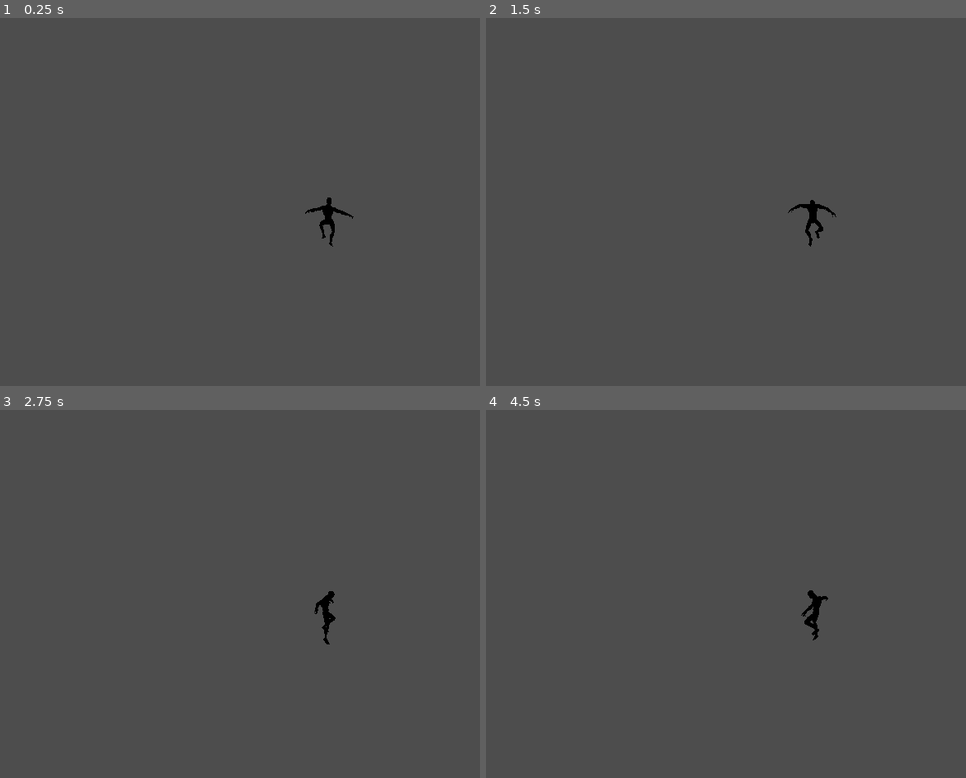
Above: before the commit, frames 1-4 (two rows, left to right).
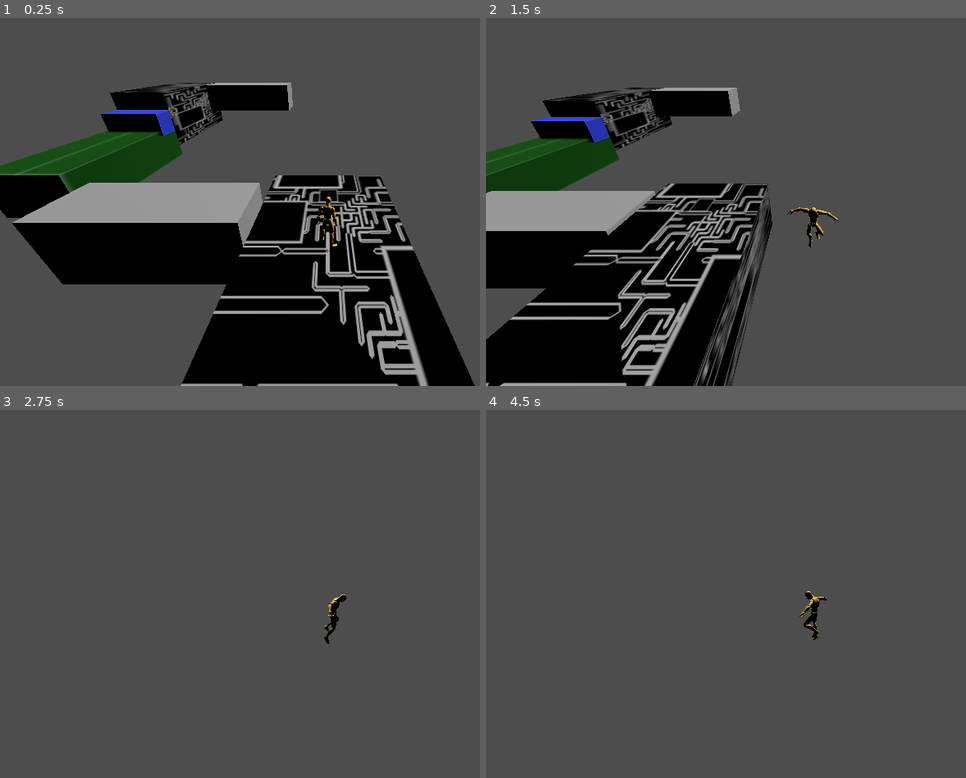
Above: after the commit, the same moments.

Repository: iriake/strata-project
Game: Godot game, scene res://scenes/levels/level_1.tscn
Same seed, same stepped clock (60 frames per second), same inputs: the game is played once before the commit and once after it. Before the commit the project starts from res://scenes/player/player.tscn.
Inputs (mouse positions are in pixels of both pictures, inside the frame that each line leads up to):
- Up to frame 1 (0.25 s): no input
- Up to frame 2 (1.5 s): move the mouse to (956, 183) at 0.52 s; hold D (move_right) 0.53-1.28 s; hold Shift (crouch) 0.53-1.28 s; tap Space (jump) at 0.77 s; move the mouse to (682, 220) at 1.27 s; hold S (move_back) from 1.28 s (still down); click (682, 220) at 1.35 s
- Up to frame 3 (2.75 s): tap Space (jump) at 1.52 s; move the mouse to (345, 586) at 2.02 s; release S (move_back) at 2.03 s; hold D (move_right) from 2.03 s (still down); tap W (move_front) at 2.1 s
- Up to frame 4 (4.5 s): tap Enter at 2.75, 4.25 s; move the mouse to (807, 601) at 2.77 s; tap Shift (crouch) at 2.85 s; tap Space (jump) at 3.02, 3.5, 3.77 s; move the mouse to (865, 597) at 3.52 s; release D (move_right) at 3.53 s; press the mouse at (865, 597) at 3.53 s; hold A (move_left) from 3.53 s (still down); move the mouse to (764, 590) at 4.27 s; release the mouse at (764, 590) at 4.28 s; tap W (move_front) at 4.35 s

The runs differ from the first frame. In frame 1, 43% of the frame differs, in the area x 0-99%, y 17-100%; in frame 2, 34%; in frame 3, 0.3%; in frame 4, 0.2%.

Commit message:
feat: nivel demo y texturas

Diff:
--- /dev/null
+++ b/assets/textures/alien_spatial.gdshader
@@ -0,0 +1,135 @@
+shader_type spatial;
+
+render_mode unshaded, blend_mix;
+
+uniform vec3 uv1_scale = vec3(1.0, 1.0, 1.0);
+uniform vec3 uv1_offset = vec3(0.0, 0.0, 0.0);
+uniform float variation = 0.0;
+varying float elapsed_time;
+void vertex() {
+	elapsed_time = TIME;
+	UV = UV*uv1_scale.xy+uv1_offset.xy;
+}
+float dot2(vec2 x) {
+	return dot(x, x);
+}
+float rand(vec2 x) {
+    return fract(cos(mod(dot(x, vec2(13.9898, 8.141)), 3.14)) * 43758.5);
+}
+vec2 rand2(vec2 x) {
+    return fract(cos(mod(vec2(dot(x, vec2(13.9898, 8.141)),
+						      dot(x, vec2(3.4562, 17.398))), vec2(3.14))) * 43758.5);
+}
+vec3 rand3(vec2 x) {
+    return fract(cos(mod(vec3(dot(x, vec2(13.9898, 8.141)),
+							  dot(x, vec2(3.4562, 17.398)),
+                              dot(x, vec2(13.254, 5.867))), vec3(3.14))) * 43758.5);
+}
+float param_rnd(float minimum, float maximum, float seed) {
+	return minimum+(maximum-minimum)*rand(vec2(seed));
+}
+float param_rndi(float minimum, float maximum, float seed) {
+	return floor(param_rnd(minimum, maximum + 1.0, seed));
+}
+vec3 rgb2hsv(vec3 c) {
+	vec4 K = vec4(0.0, -1.0 / 3.0, 2.0 / 3.0, -1.0);
+	vec4 p = c.g < c.b ? vec4(c.bg, K.wz) : vec4(c.gb, K.xy);
+	vec4 q = c.r < p.x ? vec4(p.xyw, c.r) : vec4(c.r, p.yzx);
+	float d = q.x - min(q.w, q.y);
+	float e = 1.0e-10;
+	return vec3(abs(q.z + (q.w - q.y) / (6.0 * d + e)), d / (q.x + e), q.x);
+}
+vec3 hsv2rgb(vec3 c) {
+	vec4 K = vec4(1.0, 2.0 / 3.0, 1.0 / 3.0, 3.0);
+	vec3 p = abs(fract(c.xxx + K.xyz) * 6.0 - K.www);
+	return c.z * mix(K.xxx, clamp(p - K.xxx, 0.0, 1.0), c.y);
+}
+const float o2378656920546_s = 10.000000000;
+const float p_o2378505925611_default_in1 = 0.000000000;
+const float p_o2378505925611_default_in2 = 9.000000000;
+const float p_o2378489148396_default_in1 = 0.000000000;
+const float p_o2378489148396_default_in2 = 45.000000000;
+const float p_o2378472371215_default_in1 = 0.000000000;
+const float p_o2378472371215_default_in2 = 99.000000000;
+const float p_o2378438816781_d_in1_z = 0.000000000;
+const float p_o2378438816781_d_in2_x = 0.000000000;
+const float p_o2378438816781_d_in2_y = 0.000000000;
+const float p_o2378438816781_d_in2_z = 0.000000000;
+const float p_o2378640143331_default_in1 = 2.000000000;
+// #globals: math_3 (o2378505925611)
+float pingpong(float a, float b)
+{
+  return (b != 0.0) ? abs(fract((a - b) / (b * 2.0)) * b * 2.0 - b) : 0.0;
+}
+// #globals: shader_1 (o2378455594000)
+// #globals: sdf3d_rotate
+vec3 rotate3d(vec3 p, vec3 a) {
+	vec3 rv;
+	float c;
+	float s;
+	c = cos(a.x);
+	s = sin(a.x);
+	rv.x = p.x;
+	rv.y = p.y*c+p.z*s;
+	rv.z = -p.y*s+p.z*c;
+	c = cos(a.y);
+	s = sin(a.y);
+	p.x = rv.x*c+rv.z*s;
+	p.y = rv.y;
+	p.z = -rv.x*s+rv.z*c;
+	c = cos(a.z);
+	s = sin(a.z);
+	rv.x = p.x*c+p.y*s;
+	rv.y = -p.x*s+p.y*c;
+	rv.z = p.z;
+	return rv;
+}
+void fragment() {
+	float _seed_variation_ = variation;
+	vec4 _controlled_variation_ = vec4(0.0);
+	vec2 uv = fract(UV);
+
+// #code: math_4 (o2378640143331)
+float o2378640143331_0_clamp_false = pow(p_o2378640143331_default_in1,(o2378656920546_s));
+float o2378640143331_0_clamp_true = clamp(o2378640143331_0_clamp_false, 0.0, 1.0);
+// #output0: math_4 (o2378640143331)
+float o2378640143331_0_1_f = o2378640143331_0_clamp_false;
+
+// #code: math_v3 (o2378438816781)
+vec3 o2378438816781_0_clamp_false = vec3(((uv).x), ((uv).y), p_o2378438816781_d_in1_z)*vec3(o2378640143331_0_1_f);
+vec3 o2378438816781_0_clamp_true = clamp(o2378438816781_0_clamp_false, vec3(0.0), vec3(1.0));
+// #output0: math_v3 (o2378438816781)
+vec3 o2378438816781_0_1_rgb = o2378438816781_0_clamp_false;
+
+// #output1: decompose (o2378422039564)
+float o2378422039564_1_1_f = vec4(o2378438816781_0_1_rgb, 1.0).g;
+
+// #output0: decompose (o2378422039564)
+float o2378422039564_0_2_f = vec4(o2378438816781_0_1_rgb, 1.0).r;
+
+// #output0: shader_1 (o2378455594000)
+float o2378455594000_0_1_f = float(int(o2378422039564_0_2_f)^int(o2378422039564_1_1_f));
+
+// #code: math (o2378472371215)
+float o2378472371215_0_clamp_false = mod(o2378455594000_0_1_f, p_o2378472371215_default_in2);
+float o2378472371215_0_clamp_true = clamp(o2378472371215_0_clamp_false, 0.0, 1.0);
+// #output0: math (o2378472371215)
+float o2378472371215_0_1_f = o2378472371215_0_clamp_false;
+
+// #code: math_2 (o2378489148396)
+float o2378489148396_0_clamp_false = mod(o2378472371215_0_1_f, p_o2378489148396_default_in2);
+float o2378489148396_0_clamp_true = clamp(o2378489148396_0_clamp_false, 0.0, 1.0);
+// #output0: math_2 (o2378489148396)
+float o2378489148396_0_1_f = o2378489148396_0_clamp_false;
+
+// #code: math_3 (o2378505925611)
+float o2378505925611_0_clamp_false = (1.0-step(p_o2378505925611_default_in2,o2378489148396_0_1_f));
+float o2378505925611_0_clamp_true = clamp(o2378505925611_0_clamp_false, 0.0, 1.0);
+// #output0: math_3 (o2378505925611)
+float o2378505925611_0_1_f = o2378505925611_0_clamp_false;
+
+	vec4 color_tex = vec4(vec3(o2378505925611_0_1_f), 1.0);
+	color_tex = mix(pow((color_tex + vec4(0.055)) * (1.0 / (1.0 + 0.055)),vec4(2.4)),color_tex * (1.0 / 12.92),lessThan(color_tex,vec4(0.04045)));
+	ALBEDO = color_tex.rgb;
+	ALPHA = color_tex.a;
+}
--- /dev/null
+++ b/assets/textures/alien_spatial.tres
@@ -0,0 +1,10 @@
+[gd_resource type="ShaderMaterial" format=3 uid="uid://sj4wp8344j3u"]
+
+[ext_resource type="Shader" uid="uid://byrorad6lr4ja" path="res://assets/textures/alien_spatial.gdshader" id="1"]
+
+[resource]
+render_priority = 0
+shader = ExtResource("1")
+shader_parameter/uv1_scale = Vector3(1, 1, 1)
+shader_parameter/uv1_offset = Vector3(0, 0, 0)
+shader_parameter/variation = 0.0
--- /dev/null
+++ b/assets/textures/circuit.tres
@@ -0,0 +1,8 @@
+[gd_resource type="StandardMaterial3D" format=3 uid="uid://c2su37hhr4rmq"]
+
+[ext_resource type="Texture2D" uid="uid://bi8p0ht4owspk" path="res://assets/textures/GreyboxTextures/greybox_green_grid.png" id="1_83kpt"]
+
+[resource]
+albedo_texture = ExtResource("1_83kpt")
+metallic = 1.0
+proximity_fade_enabled = true
--- a/autoloads/level_manager.tscn
+++ b/autoloads/level_manager.tscn
@@ -1,10 +1,10 @@
 [gd_scene format=3 uid="uid://btrgwi4h8pfnt"]
 
 [ext_resource type="Script" uid="uid://bp3luwqyl8b4h" path="res://autoloads/level_manager.gd" id="1_swoet"]
-[ext_resource type="PackedScene" uid="uid://c4qc1r0xgkxha" path="res://levels/level_1.tscn" id="2_jmqug"]
+[ext_resource type="PackedScene" uid="uid://c4qc1r0xgkxha" path="res://scenes/levels/level_1.tscn" id="2_jmqug"]
 [ext_resource type="PackedScene" uid="uid://byk7mffodrktd" path="res://ui/MainMenu.tscn" id="2_stu7j"]
 [ext_resource type="PackedScene" uid="uid://crfin475mvk1e" path="res://ui/Credits.tscn" id="3_gn3j0"]
-[ext_resource type="PackedScene" uid="uid://cre8ectqc8laj" path="res://levels/level_2.tscn" id="3_stu7j"]
+[ext_resource type="PackedScene" uid="uid://cre8ectqc8laj" path="res://scenes/levels/level_2.tscn" id="3_stu7j"]
 
 [node name="LevelManager" type="Node" unique_id=929241974]
 script = ExtResource("1_swoet")
--- a/levels/level_1.tscn
+++ /dev/null
@@ -1,3 +0,0 @@
-[gd_scene format=3 uid="uid://c4qc1r0xgkxha"]
-
-[node name="Level1" type="Node3D" unique_id=1718511091]
--- a/project.godot
+++ b/project.godot
@@ -11,7 +11,7 @@
 [application]
 
 config/name="strata"
-run/main_scene="uid://dfssymksab1fw"
+run/main_scene="uid://c4qc1r0xgkxha"
 config/features=PackedStringArray("4.6", "Forward Plus")
 config/icon="res://icon.svg"
 
@@ -28,13 +28,11 @@
 move_left={
 "deadzone": 0.2,
 "events": [Object(InputEventKey,"resource_local_to_scene":false,"resource_name":"","device":-1,"window_id":0,"alt_press …(191 unchanged characters)…
-, Object(InputEventKey,"resource_local_to_scene":false,"resource_name":"","device":-1,"window_id":0,"alt_pressed":false,"shift_pressed":false,"ctrl_pressed":false,"meta_pressed":false,"pressed":false,"keycode":0,"physical_keycode":4194319,"key_label":0,"unicode":0,"location":0,"echo":false,"script":null)
 ]
 }
 move_right={
 "deadzone": 0.2,
 "events": [Object(InputEventKey,"resource_local_to_scene":false,"resource_name":"","device":-1,"window_id":0,"alt_press …(192 unchanged characters)…
-, Object(InputEventKey,"resource_local_to_scene":false,"resource_name":"","device":-1,"window_id":0,"alt_pressed":false,"shift_pressed":false,"ctrl_pressed":false,"meta_pressed":false,"pressed":false,"keycode":0,"physical_keycode":4194321,"key_label":0,"unicode":0,"location":0,"echo":false,"script":null)
 ]
 }
 jump={
@@ -55,13 +53,11 @@
 move_front={
 "deadzone": 0.2,
 "events": [Object(InputEventKey,"resource_local_to_scene":false,"resource_name":"","device":-1,"window_id":0,"alt_press …(192 unchanged characters)…
-, Object(InputEventKey,"resource_local_to_scene":false,"resource_name":"","device":-1,"window_id":0,"alt_pressed":false,"shift_pressed":false,"ctrl_pressed":false,"meta_pressed":false,"pressed":false,"keycode":0,"physical_keycode":4194320,"key_label":0,"unicode":0,"location":0,"echo":false,"script":null)
 ]
 }
 move_back={
 "deadzone": 0.2,
 "events": [Object(InputEventKey,"resource_local_to_scene":false,"resource_name":"","device":-1,"window_id":0,"alt_press …(192 unchanged characters)…
-, Object(InputEventKey,"resource_local_to_scene":false,"resource_name":"","device":-1,"window_id":0,"alt_pressed":false,"shift_pressed":false,"ctrl_pressed":false,"meta_pressed":false,"pressed":false,"keycode":0,"physical_keycode":4194322,"key_label":0,"unicode":0,"location":0,"echo":false,"script":null)
 ]
 }
 iu_cancel={
--- /dev/null
+++ b/scenes/levels/background.tscn
@@ -0,0 +1,13 @@
+[gd_scene format=3 uid="uid://uaxiqdhh03tx"]
+
+[sub_resource type="PanoramaSkyMaterial" id="PanoramaSkyMaterial_nltu7"]
+
+[sub_resource type="Sky" id="Sky_i7suw"]
+sky_material = SubResource("PanoramaSkyMaterial_nltu7")
+
+[sub_resource type="Environment" id="Environment_3h817"]
+background_mode = 1
+sky = SubResource("Sky_i7suw")
+
+[node name="Background" type="WorldEnvironment" unique_id=953828945]
+environment = SubResource("Environment_3h817")
--- /dev/null
+++ b/scenes/levels/level_1.tscn
@@ -0,0 +1,116 @@
+[gd_scene format=3 uid="uid://c4qc1r0xgkxha"]
+
+[ext_resource type="PackedScene" uid="uid://dfssymksab1fw" path="res://scenes/player/player.tscn" id="1_ksju7"]
+[ext_resource type="Texture2D" uid="uid://dj3h8v3w4wmd2" path="res://assets/textures/circuit_albedo.png" id="1_x42e6"]
+[ext_resource type="Texture2D" uid="uid://bi8p0ht4owspk" path="res://assets/textures/GreyboxTextures/greybox_green_grid.png" id="3_6761a"]
+[ext_resource type="Texture2D" uid="uid://b6ujpjixvoful" path="res://assets/textures/GreyboxTextures/greybox_blue_grid.png" id="4_sk5k4"]
+
+[sub_resource type="BoxShape3D" id="BoxShape3D_bt44k"]
+
+[sub_resource type="StandardMaterial3D" id="StandardMaterial3D_oc4kc"]
+albedo_texture = ExtResource("1_x42e6")
+metallic = 1.0
+proximity_fade_enabled = true
+
+[sub_resource type="BoxMesh" id="BoxMesh_s8va5"]
+material = SubResource("StandardMaterial3D_oc4kc")
+
+[sub_resource type="StandardMaterial3D" id="StandardMaterial3D_dga24"]
+albedo_texture = ExtResource("3_6761a")
+metallic = 1.0
+proximity_fade_enabled = true
+
+[sub_resource type="BoxMesh" id="BoxMesh_qxy0u"]
+material = SubResource("StandardMaterial3D_dga24")
+
+[sub_resource type="StandardMaterial3D" id="StandardMaterial3D_excbq"]
+albedo_texture = ExtResource("1_x42e6")
+metallic = 1.0
+proximity_fade_enabled = true
+
+[sub_resource type="BoxMesh" id="BoxMesh_nsrm0"]
+material = SubResource("StandardMaterial3D_excbq")
+
+[sub_resource type="StandardMaterial3D" id="StandardMaterial3D_iav0o"]
+albedo_texture = ExtResource("4_sk5k4")
+
+[sub_resource type="BoxMesh" id="BoxMesh_dnkej"]
+material = SubResource("StandardMaterial3D_iav0o")
+
+[sub_resource type="ShaderMaterial" id="ShaderMaterial_6iamk"]
+
+[sub_resource type="BoxMesh" id="BoxMesh_x42e6"]
+material = SubResource("ShaderMaterial_6iamk")
+
+[node name="Level1" type="Node3D" unique_id=1718511091]
+
+[node name="StaticBody3D" type="StaticBody3D" parent="." unique_id=918210489]
+transform = Transform3D(6, 0, 0, 0, 3, 0, 0, 0, 12, 0, -2, 0)
+
+[node name="CollisionShape3D" type="CollisionShape3D" parent="StaticBody3D" unique_id=662336321]
+shape = SubResource("BoxShape3D_bt44k")
+
+[node name="MeshInstance3D" type="MeshInstance3D" parent="StaticBody3D" unique_id=1185781301]
+mesh = SubResource("BoxMesh_s8va5")
+
+[node name="Player" parent="." unique_id=344500412 instance=ExtResource("1_ksju7")]
+transform = Transform3D(1, 0, 0, 0, 0.9914107, -0.13078575, 0, 0.13078575, 0.9914107, 0, 0, 0)
+
+[node name="DirectionalLight3D" type="DirectionalLight3D" parent="." unique_id=736569019]
+transform = Transform3D(0.7071068, 0.5, -0.5, 0, 0.7071068, 0.7071068, 0.7071068, -0.5, 0.5, -10, 10, 10)
+light_energy = 1.5
+sky_mode = 1
+
+[node name="StaticBody3D2" type="StaticBody3D" parent="." unique_id=1560624519]
+transform = Transform3D(5, 0, 0, 0, 3, 0, 0, 0, 12, 18, -2, 12)
+
+[node name="CollisionShape3D" type="CollisionShape3D" parent="StaticBody3D2" unique_id=1509331792]
+shape = SubResource("BoxShape3D_bt44k")
+
+[node name="MeshInstance3D" type="MeshInstance3D" parent="StaticBody3D2" unique_id=654891424]
+mesh = SubResource("BoxMesh_qxy0u")
+
+[node name="StaticBody3D3" type="StaticBody3D" parent="." unique_id=1805637313]
+transform = Transform3D(5, 0, 0, 0, 5, 0, 0, 0, 12, 18, 0, 24)
+
+[node name="CollisionShape3D" type="CollisionShape3D" parent="StaticBody3D3" unique_id=107241996]
+shape = SubResource("BoxShape3D_bt44k")
+
+[node name="MeshInstance3D" type="MeshInstance3D" parent="StaticBody3D3" unique_id=940709327]
+mesh = SubResource("BoxMesh_nsrm0")
+
+[node name="StaticBody3D4" type="StaticBody3D" parent="." unique_id=843408189]
+transform = Transform3D(5, 0, 0, 0, 2, 0, 0, 0, 2, 18, 0, 17)
+
+[node name="CollisionShape3D" type="CollisionShape3D" parent="StaticBody3D4" unique_id=880371683]
+shape = SubResource("BoxShape3D_bt44k")
+
+[node name="MeshInstance3D" type="MeshInstance3D" parent="StaticBody3D4" unique_id=1503439907]
+mesh = SubResource("BoxMesh_dnkej")
+
+[node name="StaticBody3D5" type="StaticBody3D" parent="." unique_id=268971103]
+transform = Transform3D(10, 0, 0, 0, 4, 0, 0, 0, 4, 9, -3, 4)
+
+[node name="CollisionShape3D" type="CollisionShape3D" parent="StaticBody3D5" unique_id=255035395]
+shape = SubResource("BoxShape3D_bt44k")
+
+[node name="MeshInstance3D" type="MeshInstance3D" parent="StaticBody3D5" unique_id=642176513]
+mesh = SubResource("BoxMesh_x42e6")
+
+[node name="StaticBody3D6" type="StaticBody3D" parent="." unique_id=1637487461]
+transform = Transform3D(10, 0, 0, 0, 4, 0, 0, 0, 4, 9, -3, 4)
+
+[node name="CollisionShape3D" type="CollisionShape3D" parent="StaticBody3D6" unique_id=407847764]
+shape = SubResource("BoxShape3D_bt44k")
+
+[node name="MeshInstance3D" type="MeshInstance3D" parent="StaticBody3D6" unique_id=18708410]
+mesh = SubResource("BoxMesh_x42e6")
+
+[node name="StaticBody3D7" type="StaticBody3D" parent="." unique_id=773850073]
+transform = Transform3D(10, 0, 0, 0, 3, 0, 0, 0, 4, 10, 1, 28)
+
+[node name="CollisionShape3D" type="CollisionShape3D" parent="StaticBody3D7" unique_id=1378835499]
+shape = SubResource("BoxShape3D_bt44k")
+
+[node name="MeshInstance3D" type="MeshInstance3D" parent="StaticBody3D7" unique_id=1388716648]
+mesh = SubResource("BoxMesh_x42e6")
--- a/scenes/player/player.tscn
+++ b/scenes/player/player.tscn
@@ -82,7 +82,6 @@
 graph_offset = Vector2(68, -215)
 
 [sub_resource type="AnimationNodeBlendTree" id="AnimationNodeBlendTree_p47bc"]
-graph_offset = Vector2(-288.28653, 87.27871)
 nodes/StateMachine/node = SubResource("AnimationNodeStateMachine_lvxji")
 nodes/StateMachine/position = Vector2(80, 144)
 node_connections = [&"output", 0, &"StateMachine"]
@@ -99,6 +98,65 @@
 [node name="UAL1_Standard" parent="." unique_id=843398248 instance=ExtResource("1_4flbx")]
 unique_name_in_owner = true
 script = ExtResource("3_gmlin")
+
+[node name="GeneralSkeleton" parent="UAL1_Standard/Armature" parent_id_path=PackedInt32Array(843398248, 1736459383) index="0" unique_id=873065357]
+bones/1/position = Vector3(0.03820483, 0.7429137, -0.10944297)
+bones/1/rotation = Quaternion(-0.14672613, -0.20858695, -0.024817795, 0.9666163)
+bones/3/rotation = Quaternion(0.32319352, -0.040950846, 0.007903535, 0.9454134)
+bones/4/rotation = Quaternion(0.13425444, -0.11792129, -0.008720214, 0.98386705)
+bones/5/rotation = Quaternion(-0.1762919, 0.077677816, 0.01807037, 0.9811018)
+bones/6/rotation = Quaternion(0.086395994, 0.1749046, -0.012155041, 0.98071223)
+bones/7/rotation = Quaternion(0.4874811, 0.5266153, 0.52638143, -0.4560275)
+bones/8/rotation = Quaternion(0.045921143, 0.93672156, -0.34699956, 0.0059434767)
+bones/9/rotation = Quaternion(0.20116684, -0.77504325, 0.33706263, 0.49520582)
+bones/10/rotation = Quaternion(0.05471463, 0.647796, 0.06952803, 0.7566589)
+bones/11/rotation = Quaternion(-2.0861629e-07, 0, 2.6822093e-07, 1)
+bones/12/rotation = Quaternion(0.090540856, -1.3411045e-07, -9.834766e-07, 0.99589276)
+bones/13/rotation = Quaternion(0.09054046, -4.470349e-08, -5.960465e-07, 0.9958929)
+bones/15/rotation = Quaternion(0.096712396, -0.004572615, -4.7683716e-07, 0.9953019)
+bones/16/rotation = Quaternion(0.096725926, -0.0042802845, -4.768372e-07, 0.99530196)
+bones/17/rotation = Quaternion(0.096715994, -0.004498408, -9.536745e-07, 0.99530196)
+bones/19/rotation = Quaternion(0.26203516, -0.017599376, -1.5199187e-06, 0.9648979)
+bones/20/rotation = Quaternion(0.26200566, -0.01803683, -1.8477442e-06, 0.9648979)
+bones/21/rotation = Quaternion(0.26202765, -0.017717259, -1.9073489e-06, 0.96489775)
+bones/23/rotation = Quaternion(0.19912371, -0.0070934305, -1.6093256e-06, 0.97994876)
+bones/24/rotation = Quaternion(0.19912437, -0.0070886025, -1.0132791e-06, 0.97994864)
+bones/25/rotation = Quaternion(0.19910859, -0.007513522, -1.6689298e-06, 0.97994864)
+bones/27/rotation = Quaternion(-0.21418679, 0.67388725, 0.21418664, 0.67388725)
+bones/28/rotation = Quaternion(2.980232e-08, 4.4703484e-08, 8.940697e-08, 1)
+bones/29/rotation = Quaternion(-2.682209e-07, -1.1920929e-07, -2.3841858e-07, 1)
+bones/30/scale = Vector3(1.0001454, 1.0004874, 1.0005833)
+bones/31/rotation = Quaternion(0.539721, -0.47448945, -0.47470164, -0.50815296)
+bones/32/rotation = Quaternion(-0.013180584, 0.8551991, -0.51805615, -0.008873299)
+bones/33/rotation = Quaternion(0.21139333, 0.7499197, -0.2896857, 0.5558917)
+bones/34/rotation = Quaternion(0.00076982763, -0.613947, -0.029615806, 0.7887912)
+bones/35/rotation = Quaternion(0.629597, -1.7136337e-07, 4.2617326e-06, 0.776922)
+bones/36/rotation = Quaternion(0.6233415, 2.682209e-07, 4.261732e-06, 0.78194976)
+bones/37/rotation = Quaternion(0.62334144, 1.3783574e-07, 4.5597553e-06, 0.78194976)
+bones/38/rotation = Quaternion(3.445893e-08, 1, 7.275517e-08, -4.2753296e-08)
+bones/39/rotation = Quaternion(0.62889457, 0.02973481, 4.440546e-06, 0.7769218)
+bones/40/rotation = Quaternion(0.6227323, 0.027554452, 4.4703484e-06, 0.78194964)
+bones/41/rotation = Quaternion(0.6226688, 0.02896149, 4.4703493e-06, 0.7819494)
+bones/43/rotation = Quaternion(0.6630008, 0.04452982, -0.07369411, 0.7436507)
+bones/44/rotation = Quaternion(0.6203658, 0.06229388, -0.015572963, 0.7816797)
+bones/45/rotation = Quaternion(0.6219222, 0.04205122, 4.61936e-06, 0.78194916)
+bones/46/rotation = Quaternion(-0.033750094, 0.99943036, -2.3211172e-08, -1.1838556e-07)
+bones/47/rotation = Quaternion(0.62919796, 0.022413807, 4.023313e-06, 0.7769218)
+bones/48/rotation = Quaternion(0.6229467, 0.02217656, 4.23193e-06, 0.78194994)
+bones/49/rotation = Quaternion(0.6228984, 0.023505598, 4.3809414e-06, 0.7819496)
+bones/50/rotation = Quaternion(-0.018857837, 0.9998222, 4.3253113e-08, -1.7619723e-07)
+bones/51/rotation = Quaternion(-0.1238193, -0.7195232, -0.20183575, 0.65285337)
+bones/52/rotation = Quaternion(0.18180719, -0.110124364, -0.060063086, 0.97530055)
+bones/53/rotation = Quaternion(0.59943014, -0.27396542, -0.19463232, 0.7264604)
+bones/54/scale = Vector3(1.0001453, 1.0004876, 1.0005833)
+bones/55/rotation = Quaternion(-0.0011291038, 0.22695868, 0.9604321, -0.16142698)
+bones/56/rotation = Quaternion(0.04378293, 0.8546714, -0.51199394, 0.07404204)
+bones/57/rotation = Quaternion(-0.05702138, 0.60723984, -0.78983575, 0.06456009)
+bones/58/rotation = Quaternion(4.8480192e-08, 1, 5.9604645e-08, 1.5686734e-08)
+bones/60/rotation = Quaternion(0.0022016056, 0.02401466, 0.94886595, 0.31475696)
+bones/61/rotation = Quaternion(-0.15261002, 0.8170367, -0.49295145, -0.25721633)
+bones/62/rotation = Quaternion(0.23418832, 0.49884212, -0.8260171, 0.118355826)
+bones/63/rotation = Quaternion(-7.388046e-09, 1, 2.9802322e-08, 1.9838653e-08)
 
 [node name="AnimationTree" type="AnimationTree" parent="UAL1_Standard" unique_id=1832677600]
 tree_root = SubResource("AnimationNodeBlendTree_p47bc")
--- a/scenes/world/World.tscn
+++ /dev/null
@@ -1,3 +0,0 @@
-[gd_scene format=3 uid="uid://dah42jei33yp4"]
-
-[node name="Node3D" type="Node3D" unique_id=419872312]
Binary file added: assets/textures/GreyboxTextures/greybox_blue_grid.png
Not shown, added: assets/textures/GreyboxTextures/greybox_blue_grid.png.import
Binary file added: assets/textures/GreyboxTextures/greybox_blue_solid.png
Not shown, added: assets/textures/GreyboxTextures/greybox_blue_solid.png.import
Binary file added: assets/textures/GreyboxTextures/greybox_dark_grid.png
Not shown, added: assets/textures/GreyboxTextures/greybox_dark_grid.png.import
Binary file added: assets/textures/GreyboxTextures/greybox_dark_solid.png
Not shown, added: assets/textures/GreyboxTextures/greybox_dark_solid.png.import
Binary file added: assets/textures/GreyboxTextures/greybox_green_grid.png
Not shown, added: assets/textures/GreyboxTextures/greybox_green_grid.png.import
Binary file added: assets/textures/GreyboxTextures/greybox_green_solid.png
Not shown, added: assets/textures/GreyboxTextures/greybox_green_solid.png.import
(and 41 more such lines)
